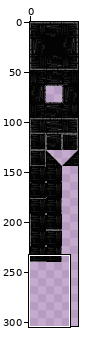
One commit to this sprite sheet: Assets/Resources/Sprites/Environment/Platforms/tile1.png. The picture above shows the old version from afar; the outline marks the close-up.
Close-up. Before the edit:
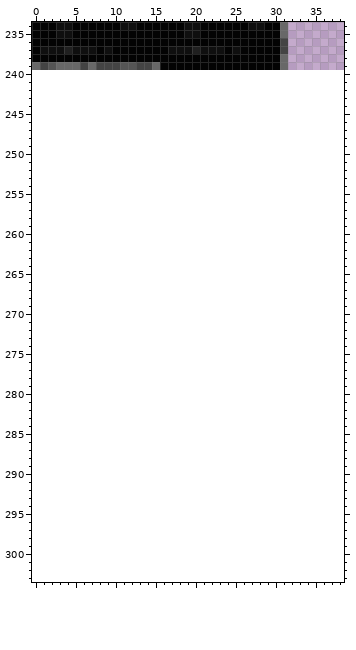
The file is 288x1440 pixels, drawn in blocks of 6x6; one block is one cell here. Shown: x 0..38, y 234..303. The old version is drawn lined up with the new one, on the new canvas.
After the commit:
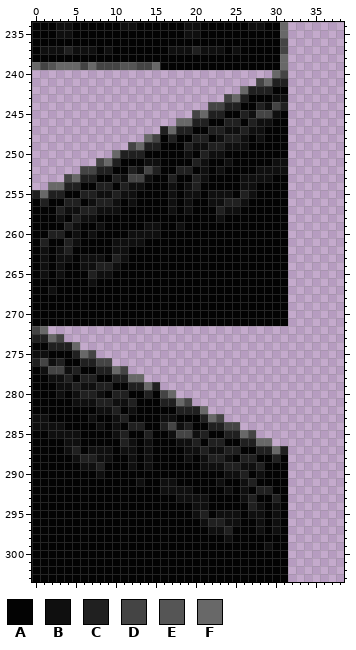
Palette (. is transparent): A #030303  B #0f0f0f  C #202020  D #444444  E #555555  F #686868
Diff:
canvas 48x240 -> 48x304
Changed rows in their new state; - is an unchanged pixel.
first column x 0:
240 ------------------------------FD
241 ----------------------------DFCC
242 --------------------------FCCCAA
243 ------------------------DFCAAABB
244 ----------------------DDCCAACBDC
245 --------------------DFCCAACBDDBA
246 ------------------FFCCAACCACBBAA
247 ----------------CFCCAACCBBCBBAAA
248 --------------FDACAACCABCCBABAAA
249 ------------DFCCAAACBBCCBBBAAAAA
250 ----------FCCCAAAAABACBBAAAAAAAA
251 --------DFCAAABBAAAACBAABAAAAABB
252 ------DDCCAACBDCAACCABABAAAABBBB
253 ----DFCCAACBDDBAACAACBAAAABBBBAA
254 --FFCCAACCACBBAAABABCAAAAABBAAAA
255 CFCCAACCBBCBBAAAABABBABBBACBAAAA
256 ACAACCABCCBABAAAABABAABBCCBAAAAA
257 AAACBBCCBBBAAAAAABABAAACBBAAAAAA
258 AAABACBBAAAAAAAAAAAAAAABAAAAAAAA
259 AAAACBAABAAAAABBAABAAAAAAAAAAAAA
260 AACCABABAAAABBBBAAAAAAAAAAAAAAAA
261 ACAACBAAAABBBBAAAAAAAAAAAAAAAAAA
262 ABABCAAAAABBAAAAAAAAAAAAAAAAAAAA
263 ABABBABBBACBAAAAAAAAAAAAAAAAAAAA
264 ABABAABBCCBAAAAAAAAAAAAAAAAAAAAA
265 ABABAAACBBAAAAAAAAAAAAAAAAAAAAAA
266 AAAAAAABAAAAAAAAAAAAAAAAAAAAAAAA
267 AABAAAAAAAAAAAAAAAAAAAAAAAAAAAAA
268 AAAAAAAAAAAAAAAAAAAAAAAAAAAAAAAA
269 AAAAAAAAAAAAAAAAAAAAAAAAAAAAAAAA
270 AAAAAAAAAAAAAAAAAAAAAAAAAAAAAAAA
271 AAAAAAAAAAAAAAAAAAAAAAAAAAAAAAAA
272 DF------------------------------
273 CCFD----------------------------
274 AACCCF--------------------------
275 BBAAACFD------------------------
276 CDBCAACCDD----------------------
277 ABDDBCAACCFD--------------------
278 AABBCACCAACCFF------------------
279 AAABBCBBCCAACCFC----------------
280 AAABABCCBACCAACADF--------------
281 AAAAABBBCCBBCAAACCFD------------
282 AAAAAAAABBCABAAAAACCCF----------
283 BBAAAAABAABCAAAABBAAACFD--------
284 BBBBAAAABABACCAACDBCAACCDD------
285 AABBBBAAAABCAACAABDDBCAACCFD----
286 AAAABBAAAAACBABAAABBCACCAACCFF--
287 AAAABCABBBABBABAAAABBCBBCCAACCFC
288 AAAAABCCBBAABABAAAABABCCBACCAACA
289 AAAAAABBCAAABABAAAAAABBBCCBBCAAA
290 AAAAAAAABAAAAAAAAAAAAAAABBCABAAA
291 AAAAAAAAAAAAABAABBAAAAABAABCAAAA
292 AAAAAAAAAAAAAAAABBBBAAAABABACCAA
293 AAAAAAAAAAAAAAAAAABBBBAAAABCAACA
294 AAAAAAAAAAAAAAAAAAAABBAAAAACBABA
295 AAAAAAAAAAAAAAAAAAAABCABBBABBABA
296 AAAAAAAAAAAAAAAAAAAAABCCBBAABABA
297 AAAAAAAAAAAAAAAAAAAAAABBCAAABABA
298 AAAAAAAAAAAAAAAAAAAAAAAABAAAAAAA
299 AAAAAAAAAAAAAAAAAAAAAAAAAAAAABAA
300 AAAAAAAAAAAAAAAAAAAAAAAAAAAAAAAA
301 AAAAAAAAAAAAAAAAAAAAAAAAAAAAAAAA
302 AAAAAAAAAAAAAAAAAAAAAAAAAAAAAAAA
303 AAAAAAAAAAAAAAAAAAAAAAAAAAAAAAAA
